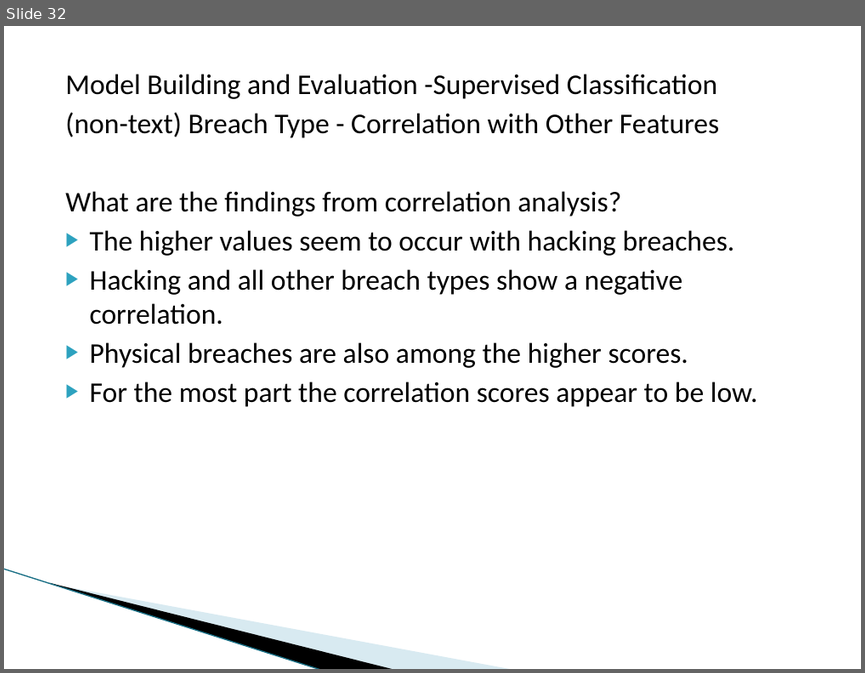
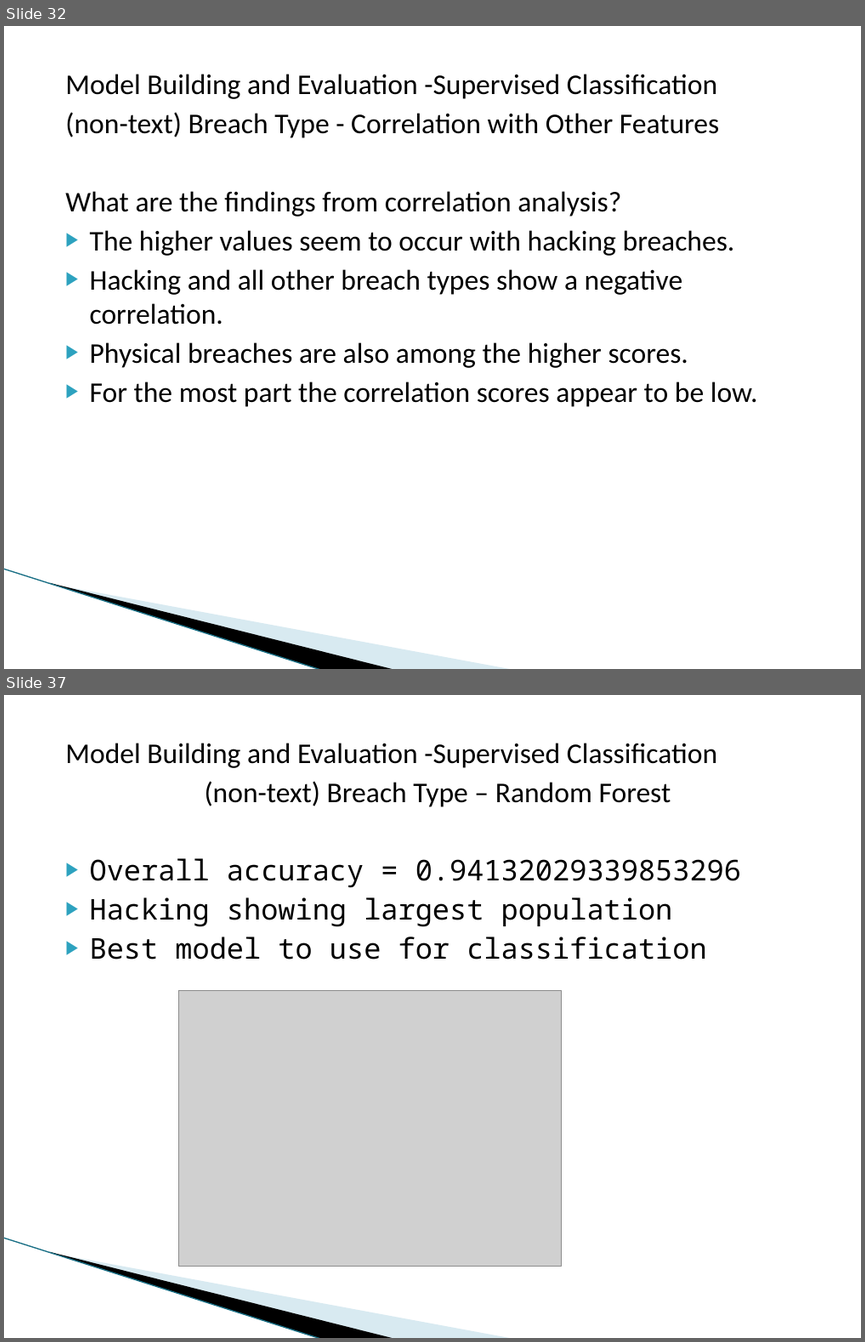
Before and after one commit to dmrod01/Capstone, a slide deck: Final Analysis - Data Capstone Project - Data Breaches.pptx. Shown one above the other, each under a label of ours: slide 32 before the commit, slides 32 and 37 after it; the slides between them are not shown. The pictures are 865x673 and 865x1342 pixels, drawn with LibreOffice and Linux fonts; fonts in the diff are those of the drawing; grey boxes stand for pictures; background and template pictures are left out. Boxes give left, top, right and bottom in pixels: in the first picture for what was removed or moved away, otherwise in the second. Text is boxed around its words. In the diff, an @@ line names an element or a change of style, - is before the commit and + after.

```diff
--- a/Final Analysis - Data Capstone Project - Data Breaches.pptx
+++ b/Final Analysis - Data Capstone Project - Data Breaches.pptx
@@ slide 37 added at (4,695,861,1338), background #FFFFFF; not listed: 3 template elements that a slide beside it also shows @@
@@ text added at (65,743,741,959), 24 pt, text #000000 @@
+Model Building and Evaluation -Supervised Classification
+(non-text) Breach Type – Random Forest
+▶ Overall accuracy = 0.94132029339853296
+▶ Hacking showing largest population
+▶ Best model to use for classification
@@ picture added at (179,991,561,1266) @@
```
Also in this commit, not shown: 3 slides changed, 9 other slides added.
